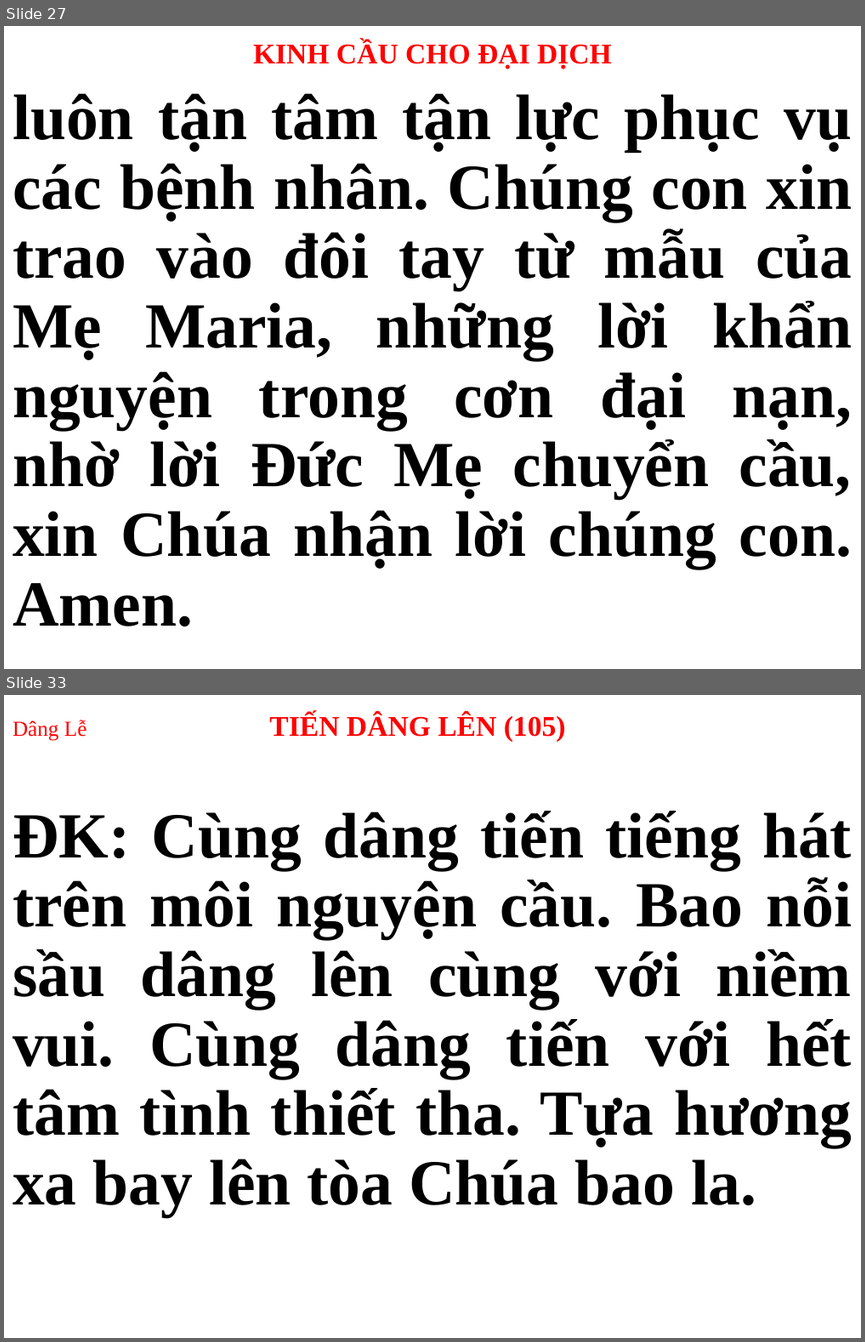
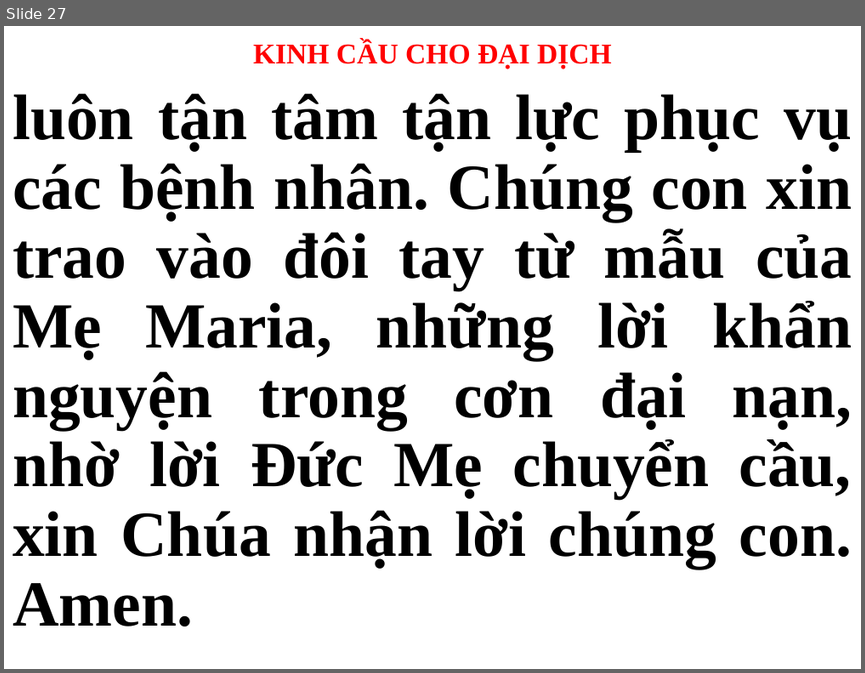
Before and after one commit to webfullstack99/usb-songs, a slide deck: CN.pptx. Shown one above the other, each under a label of ours: slides 27 and 33 before the commit, slide 27 after it; the slides between them are not shown. The pictures are 865x1342 and 865x673 pixels, drawn with LibreOffice and Linux fonts; fonts in the diff are those of the drawing. Boxes give left, top, right and bottom in pixels: in the first picture for what was removed or moved away, otherwise in the second. Text is boxed around its words. In the diff, an @@ line names an element or a change of style, - is before the commit and + after.

```diff
--- a/CN.pptx
+++ b/CN.pptx
@@ slide 33 removed at bbox=[4, 695, 861, 1338], background #FFFFFF @@
@@ title removed at bbox=[12, 713, 566, 741] @@
-Dâng Lễ TIẾN DÂNG LÊN (105)
@@ subtitle removed at bbox=[12, 811, 851, 1217] @@
-ĐK: Cùng dâng tiến tiếng hát trên môi nguyện cầu. Bao nỗi sầu dâng lên cùng với niềm vui. Cùng dâng tiến với hết tâm tình thiết tha. Tựa hương xa bay lên tòa Chúa bao la.
```
Also in this commit, not shown: 2 slides changed, 44 slides added, 30 other slides removed.
